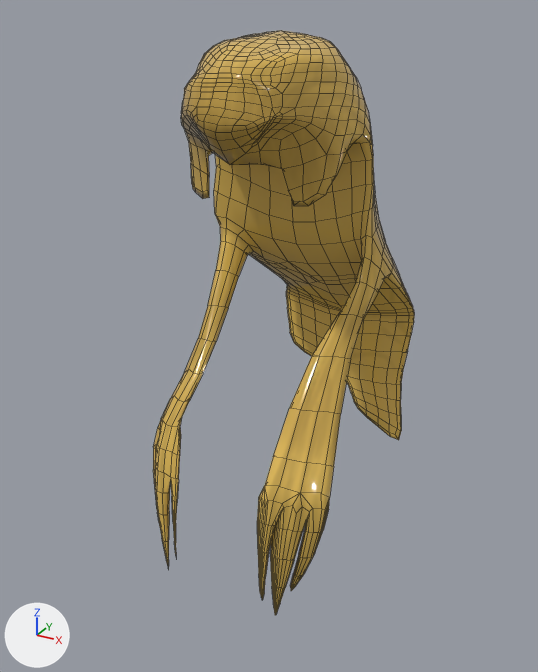
Renders of the FBX model Assets/hairstyles/hair 5.fbx from each side of a commit.
Rendered twice from a 50 mm lens placed at (0.023, -0.0443, 0.0087), pointed at (0.0, -0.0025, -0.0122). The axes (+X, +Y, +Z) are drawn at lower left. The lights are the same throughout. Mesh edges are drawn as thin lines.

Objects in the first picture: 'pasted__pSphere16'.
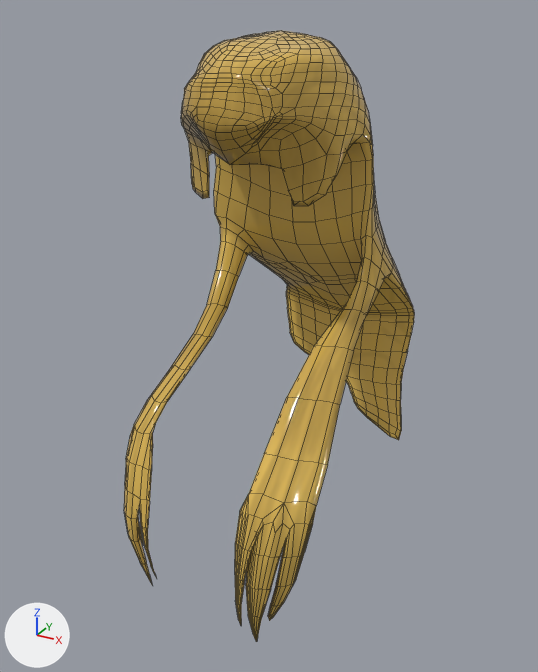
The change, as a diff of the scene's bpy script:
```diff
--- a/Assets/hairstyles/hair 5.fbx.py
+++ b/Assets/hairstyles/hair 5.fbx.py
@@ me_mesh @@
 # used by ob_pasted__psphere16; parent = ob_group3; location = (0.0, -8.201, 0.0491)
-me_mesh.from_pydata(...)  # 1790 vertices, 1788 faces; spans x -0.74..0.68, y -3.6..0.1, z -1.15..0.89
+me_mesh.from_pydata(...)  # 1790 vertices, 1788 faces; spans x -0.74..0.69, y -3.61..0.1, z -1.15..1.21
+# me_mesh part 1: 382 of 1790 vertices moved; they spanned x 0.24..0.68, y -3.6..-1.47, z -0.31..0.87 and now span x 0.24..0.69, y -3.61..-1.46, z -0.31..1.18; mean shift (0.0, 0.02, 0.27); largest move (0.41, -3.08, 0.85) -> (0.41, -3.07, 1.17)
+# me_mesh part 2: 185 of 1790 vertices moved; they spanned x -0.7..-0.38, y -3.55..-1.73, z 0.01..0.89 and now span x -0.7..-0.38, y -3.55..-1.72, z 0.01..1.21; mean shift (0.0, 0.04, 0.26); largest move (-0.53, -2.87, 0.76) -> (-0.53, -2.85, 1.12)
 me_mesh.materials.append(mat_aistandardsurface1)
@@ ob_pasted__psphere16 @@
 ob_pasted__psphere16 = bpy.data.objects.new('pasted__pSphere16', me_mesh)
-ob_pasted__psphere16.parent = ob_group3
-ob_pasted__psphere16.location = (0.0, -8.201, 0.0491)
+ob_pasted__psphere16.location = (0.000767, -0.0014, 0.00644)
+ob_pasted__psphere16.rotation_euler = (1.571, 0.0, 0.0)  # degrees (90, 0, 0)
+ob_pasted__psphere16.scale = (0.01, 0.01, 0.01)
```

Location of each change, [x1, y1, x2, y2] in pixels of the pictures (538 x 672 px; the box of a moved part takes in the faces that stretch with it):
'pasted__pSphere16', reshaped, moved, turned, rescaled
    before: [153, 30, 414, 615]
    after: [124, 30, 414, 642]
part 1 of me_mesh, moved or reshaped
    before: [257, 258, 385, 615]
    after: [235, 257, 385, 642]
part 2 of me_mesh, moved or reshaped
    before: [153, 270, 238, 570]
    after: [124, 270, 238, 585]
